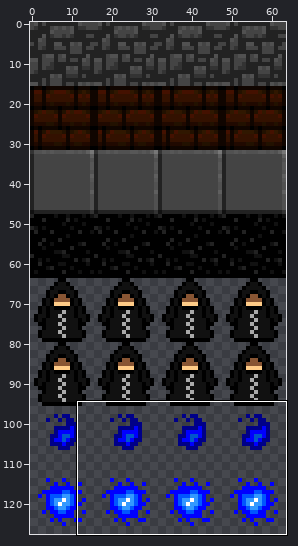
Two versions of one sprite sheet, sokoban.png. The first picture is a wide view before the edit; the outline marks the close-up.
Close-up. Old version:
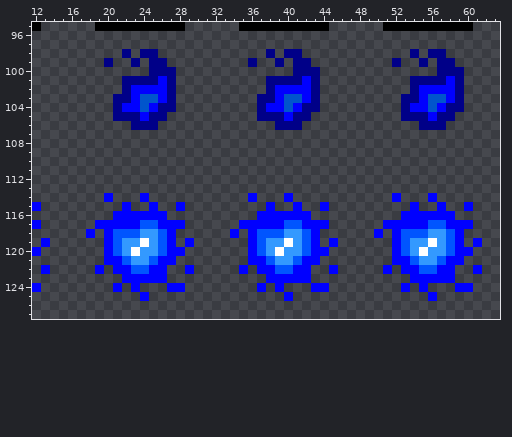
The file is 64x128 pixels. Colours within 5 levels of each other are drawn and written as one. Shown: x 12..63, y 95..127. The commit also changed other parts of the picture, which this record leaves out.
Now the later version:
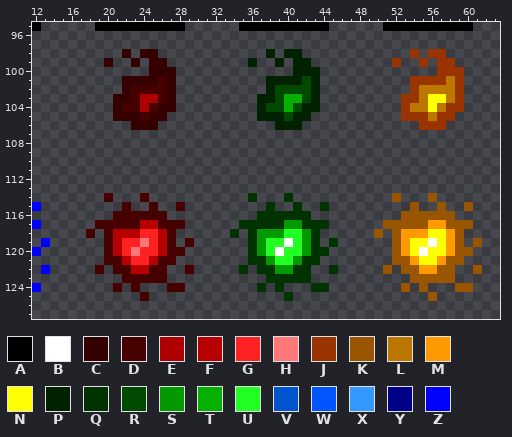
Palette (. is transparent): A #000000  B #ffffff  C #350000  D #460000  E #ae0000  F #b60000  G #ff2222  H #ff7777  J #993300  K #995500  L #bb7700  M #ff9900  N #ffff00  P #002200  Q #003300  R #004a00  S #039900  T #05b000  U #22ff22  V #0055cc  W #0055ff  X #3399ff  Y #000088  Z #0000ff
Diff:
y 98: x 22 Y -> C; x 24..25 YY -> CC; x 38 Y -> P; x 40..41 YY -> PP; x 54 Y -> J; x 56..57 YY -> JJ
y 99: x 20 Y -> C; x 23 Y -> C; x 25..26 YY -> CC; x 36 Y -> P; x 39 Y -> P; x 41..42 YY -> PP; x 52 Y -> J; x 55 Y -> J; x 57..58 YY -> JJ
y 100: x 25..27 YYY -> CCC; x 41..43 YYY -> PPP; x 57..59 YYY -> JJJ
y 101: x 22..27 YYYYZY -> CCCCDC; x 38..43 YYYYZY -> PPPPRP; x 54..59 YYYYZY -> JJJJLJ
y 102: x 22..27 YZZZZY -> CDDDDC; x 38..43 YZZZZY -> PRRRRP; x 54..59 YZZZZY -> JLLLLJ
y 103: x 21..27 YYZVVZY -> CCDEEDC; x 37..43 YYZVVZY -> PPRTTRP; x 53..59 YYZVVZY -> JJLNNLJ
y 104: x 21..27 YZZVZYY -> CDDEDCC; x 37..43 YZZVZYY -> PRRTRPP; x 53..59 YZZVZYY -> JLLNLJJ
y 105: x 21..26 YYYZYY -> CCCDCC; x 37..42 YYYZYY -> PPPRPP; x 53..58 YYYZYY -> JJJLJJ
y 106: x 23..25 YYY -> CCC; x 39..41 YYY -> PPP; x 55..57 YYY -> JJJ
y 114: x 20 Z -> D; x 24 Z -> D; x 36 Z -> Q; x 40 Z -> Q; x 52 Z -> K; x 56 Z -> K
y 115: x 22 Z -> D; x 25 Z -> D; x 28 Z -> D; x 38 Z -> Q; x 41 Z -> Q; x 44 Z -> Q; x 54 Z -> K; x 57 Z -> K; x 60 Z -> K
y 116: x 21..26 ZZZZZZ -> DDDDDD; x 37..42 ZZZZZZ -> QQQQQQ; x 53..58 ZZZZZZ -> KKKKKK
y 117: x 19..28 ZZZZZWWZZZ -> DDDDDFFDDD; x 35..44 ZZZZZWWZZZ -> QQQQQSSQQQ; x 51..60 ZZZZZWWZZZ -> KKKKKMMKKK
y 118: x 18 Z -> D; x 20..27 ZWWWXXWZ -> DFFFGGFD; x 34 Z -> Q; x 36..43 ZWWWXXWZ -> QSSSUUSQ; x 50 Z -> K; x 52..59 ZWWWXXWZ -> KMMMNNMK
y 119: x 20..27 ZWXXBXWZ -> DFGGHGFD; x 29 Z -> D; x 36..39 ZWXX -> QSUU; x 41..43 XWZ -> USQ; x 45 Z -> Q; x 52..55 ZWXX -> KMNN; x 57..59 XWZ -> NMK; x 61 Z -> K
y 120: x 20..28 ZWXBXXWZZ -> DFGHGGFDD; x 36..38 ZWX -> QSU; x 40..44 XXWZZ -> UUSQQ; x 52..54 ZWX -> KMN; x 56..60 XXWZZ -> NNMKK
y 121: x 20..27 ZZWXXWZZ -> DDFGGFDD; x 36..43 ZZWXXWZZ -> QQSUUSQQ; x 52..59 ZZWXXWZZ -> KKMNNMKK
y 122: x 19 Z -> D; x 21..26 ZZWWZZ -> DDFFDD; x 29 Z -> D; x 35 Z -> Q; x 37..42 ZZWWZZ -> QQSSQQ; x 45 Z -> Q; x 51 Z -> K; x 53..58 ZZWWZZ -> KKMMKK; x 61 Z -> K
y 123: x 22..26 ZZZZZ -> DDDDD; x 38..42 ZZZZZ -> QQQQQ; x 54..58 ZZZZZ -> KKKKK
y 124: x 21 Z -> D; x 23 Z -> D; x 27..28 ZZ -> DD; x 37 Z -> Q; x 39 Z -> Q; x 43..44 ZZ -> QQ; x 53 Z -> K; x 55 Z -> K; x 59..60 ZZ -> KK
y 125: x 24 Z -> D; x 40 Z -> Q; x 56 Z -> K
